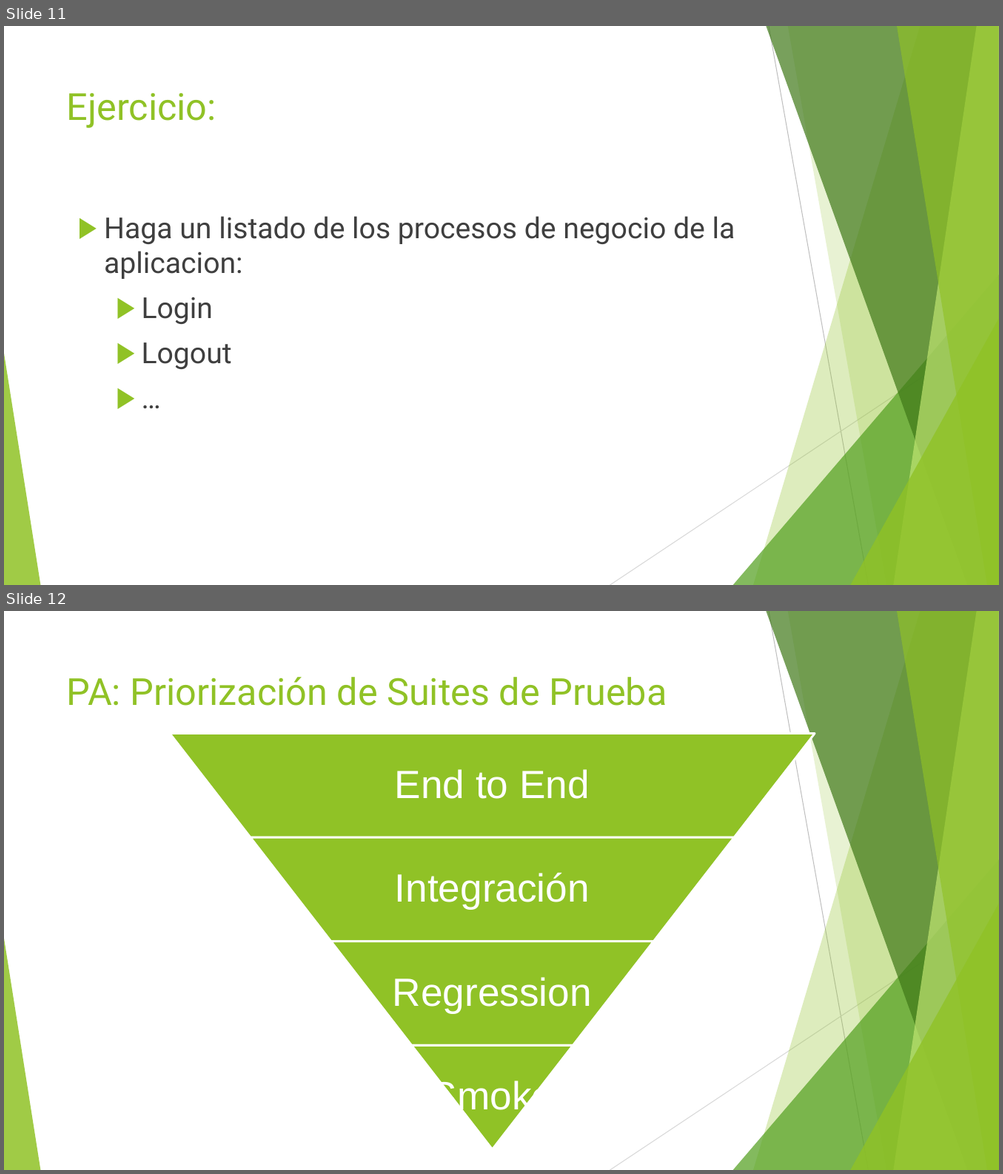
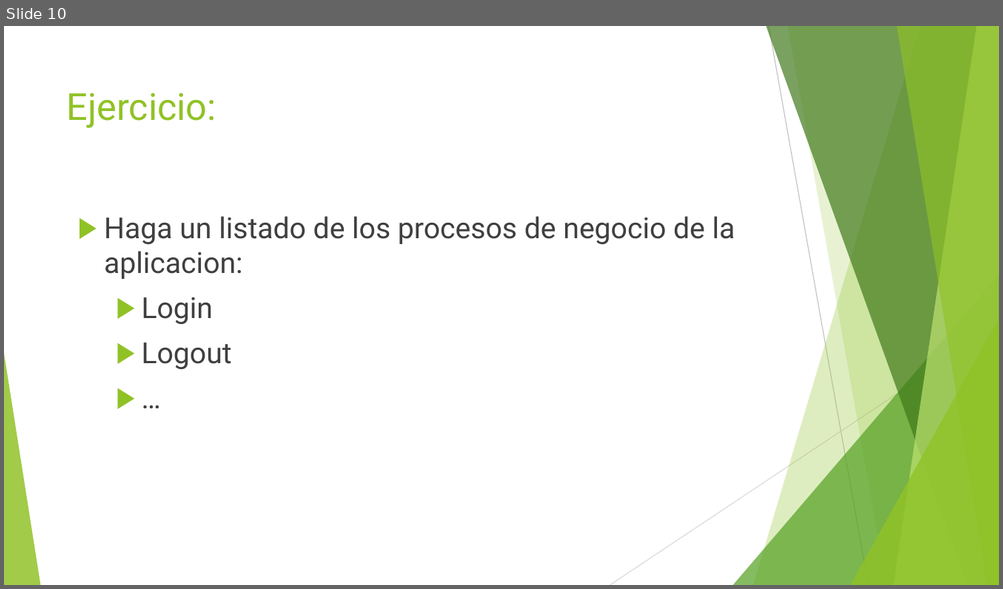
Before and after one commit to jomarnavarro/intro_automation, a slide deck: presentaciones/Selenium, Modulo 1.pptx. Shown one above the other, each under a label of ours: slides 11 and 12 before the commit, slide 10 after it. The pictures are 1003x1174 and 1003x589 pixels, drawn with LibreOffice and Linux fonts; fonts in the diff are those of the drawing. Boxes give left, top, right and bottom in pixels: in the first picture for what was removed or moved away, otherwise in the second. Text is boxed around its words. In the diff, an @@ line names an element or a change of style, - is before the commit and + after.

```diff
--- a/presentaciones/Selenium, Modulo 1.pptx
+++ b/presentaciones/Selenium, Modulo 1.pptx
@@ slide 12 removed at [4, 611, 999, 1170], background #FFFFFF; not listed: 10 template elements that a slide beside it also shows @@
@@ title removed at [67, 677, 666, 706] @@
-PA: Priorización de Suites de Prueba
@@ group removed at [170, 733, 814, 1150]: 4 trapezoids, 4 texts @@
-End to End
-Integración
-Regression
-Smoke
@@ what was slide 11 is now slide 10 @@
```
Also in this commit, not shown: 26 other slides changed, 13 other slides removed, 18 other files.
